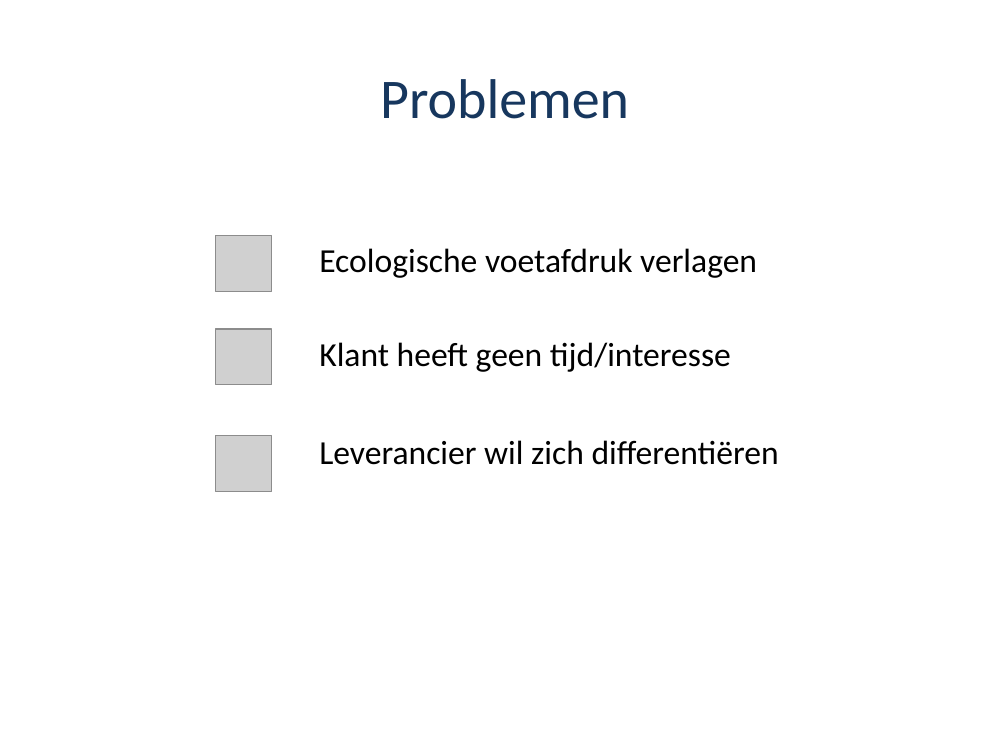
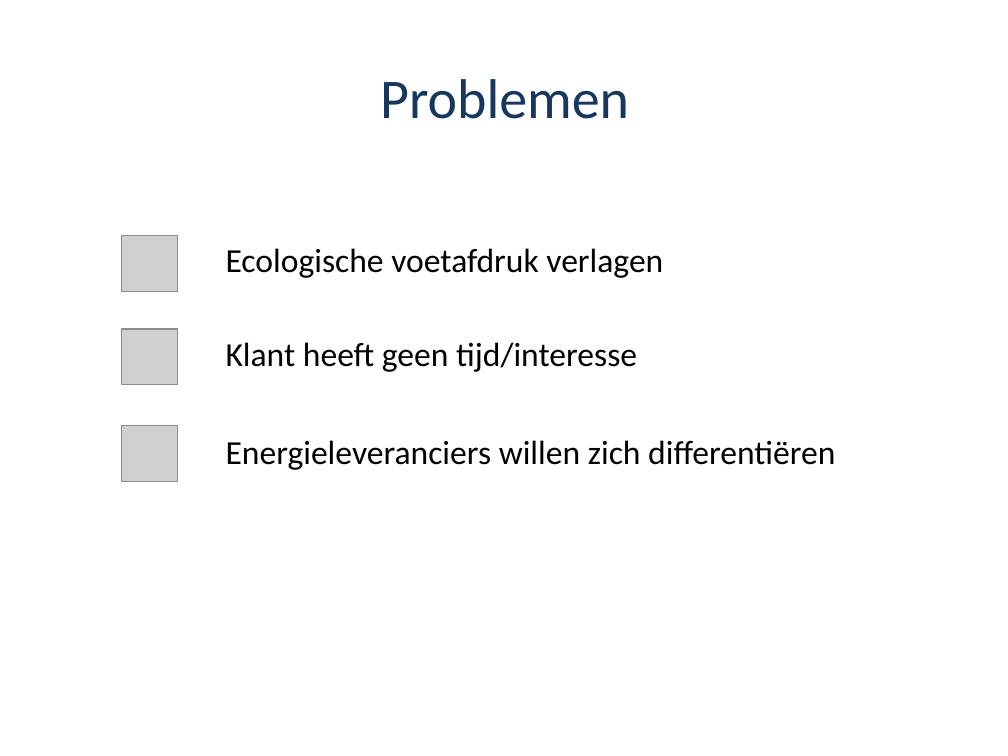
Before and after one commit to jeroendoggen/energy-app, a slide deck: slide 3 of presentatie/ecolord_presentation.pptx. Drawn at 1008x756 pixels with LibreOffice and Linux fonts; fonts in the diff are those of the drawing; grey boxes stand for pictures; background and template pictures are left out. Boxes give left, top, right and bottom in pixels: in the first picture for what was removed or moved away, otherwise in the second. Text is boxed around its words. In the diff, an @@ line names an element or a change of style, - is before the commit and + after.

Commit message:
slides update

```diff
--- a/presentatie/ecolord_presentation.pptx
+++ b/presentatie/ecolord_presentation.pptx
@@ 2 texts, 2 pictures: place and size @@
-2 texts, 2 pictures at (216,235,757,385)
+2 texts, 2 pictures at (122,235,663,385)
@@ picture: place and size @@
-picture at (216,435,272,492)
+picture at (122,425,178,482)
@@ text at (226,440,835,470): text changed @@
-Leverancier wil zich differentiëren
+Energieleveranciers willen zich differentiëren
```
Also in this commit, not shown: 2 other slides changed, 1 slide added.
